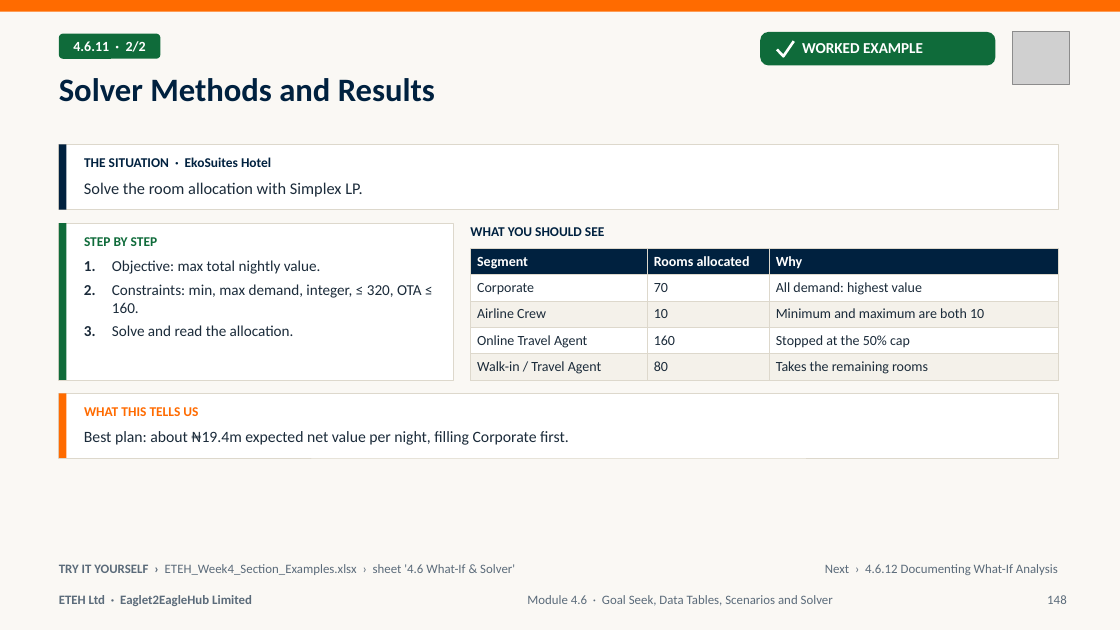
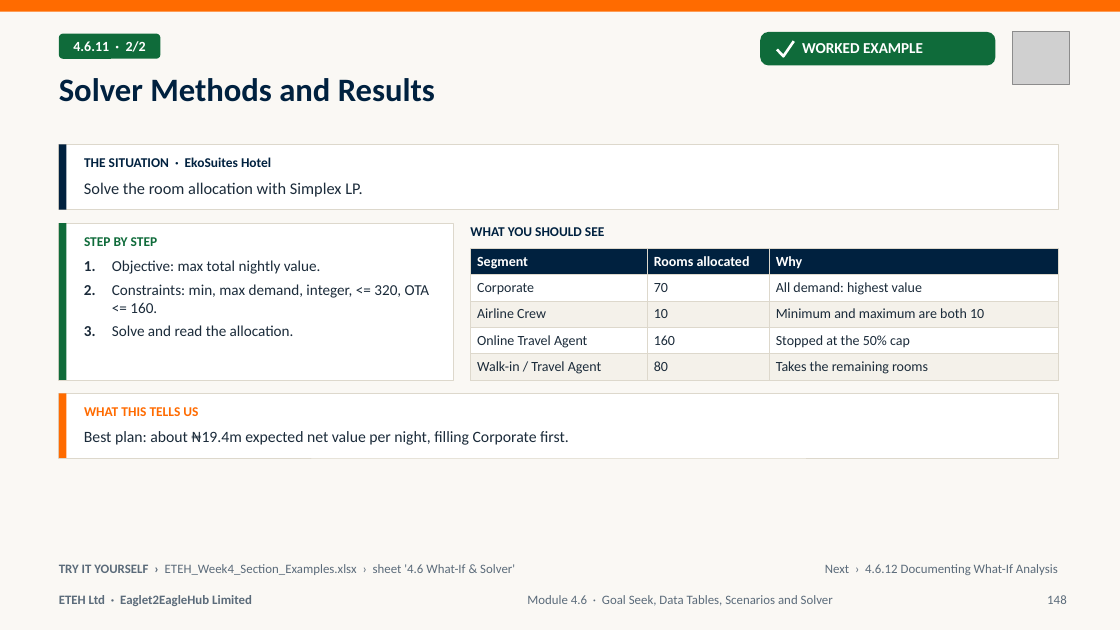
Before and after one commit to MaxiKen/ETEH, a slide deck: slide 148 of ETEH_Bootcamp_Pack/ETEH_Vol4_Week4_Stats_Forecast_AI_Slides.pptx. Drawn at 1120x630 pixels with LibreOffice and Linux fonts; fonts in the diff are those of the drawing; grey boxes stand for pictures. Boxes give left, top, right and bottom in pixels: in the first picture for what was removed or moved away, otherwise in the second. Text is boxed around its words. In the diff, an @@ line names an element or a change of style, - is before the commit and + after.

```diff
--- a/ETEH_Bootcamp_Pack/ETEH_Vol4_Week4_Stats_Forecast_AI_Slides.pptx
+++ b/ETEH_Bootcamp_Pack/ETEH_Vol4_Week4_Stats_Forecast_AI_Slides.pptx
@@ text at bbox=[84, 284, 430, 313]: text changed @@
-2. Constraints: min, max demand, integer, ≤ 320, OTA ≤ 160.
+2. Constraints: min, max demand, integer, <= 320, OTA <= 160.
```
Also in this commit, not shown: 8 other slides changed, 12 other files.
